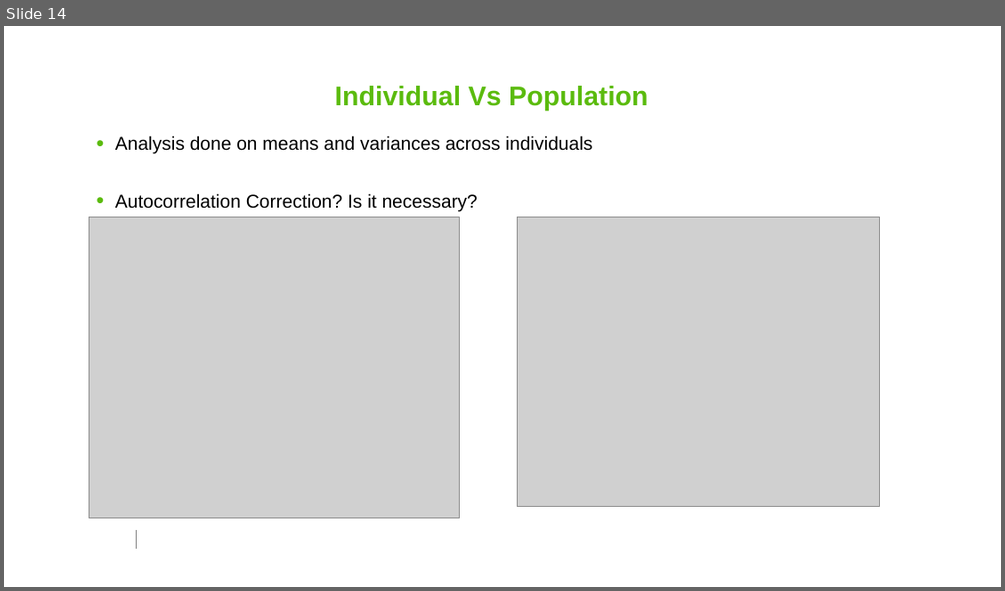
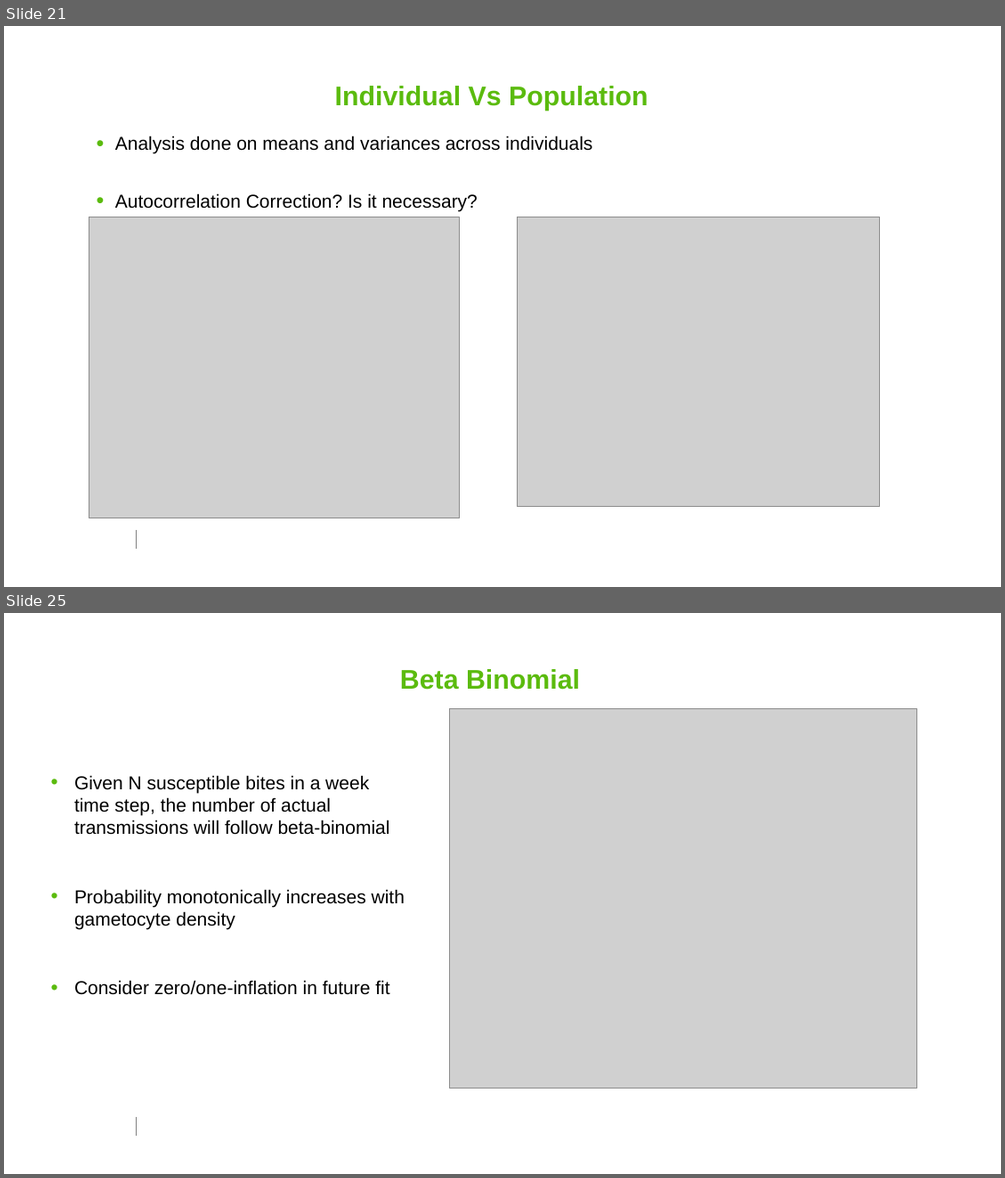
Before and after one commit to smitdave/MASH-Main, a slide deck: MASH-dev/JohnHenry/PDG/PfPDG.pptm. Shown one above the other, each under a label of ours: slide 14 before the commit, slides 21 and 25 after it; the slides between them are not shown. The pictures are 1005x591 and 1005x1178 pixels, drawn with LibreOffice and Linux fonts; fonts in the diff are those of the drawing; grey boxes stand for pictures; background and template pictures are left out. Boxes give left, top, right and bottom in pixels: in the first picture for what was removed or moved away, otherwise in the second. Text is boxed around its words. In the diff, an @@ line names an element or a change of style, - is before the commit and + after.

```diff
--- a/MASH-dev/JohnHenry/PDG/PfPDG.pptm
+++ b/MASH-dev/JohnHenry/PDG/PfPDG.pptm
@@ slide 25 added at [4,613,1001,1174], background #FFFFFF; not listed: 1 template element that a slide beside it also shows @@
@@ title added at [400,669,580,690], 26 pt, text #5BBB0E, bold @@
+Beta Binomial
@@ picture added at [450,709,917,1088] @@
@@ text added at [74,775,404,995], 18 pt, text #000000 @@
+• Given N susceptible bites in a week time step, the number of actual transmissions will follow beta-binomial
+• Probability monotonically increases with gametocyte density
+• Consider zero/one-inflation in future fit
@@ what was slide 14 is now slide 21 @@
```
Also in this commit, not shown: 5 slides changed, 10 other slides added, 2 slides removed, 5 other files.
